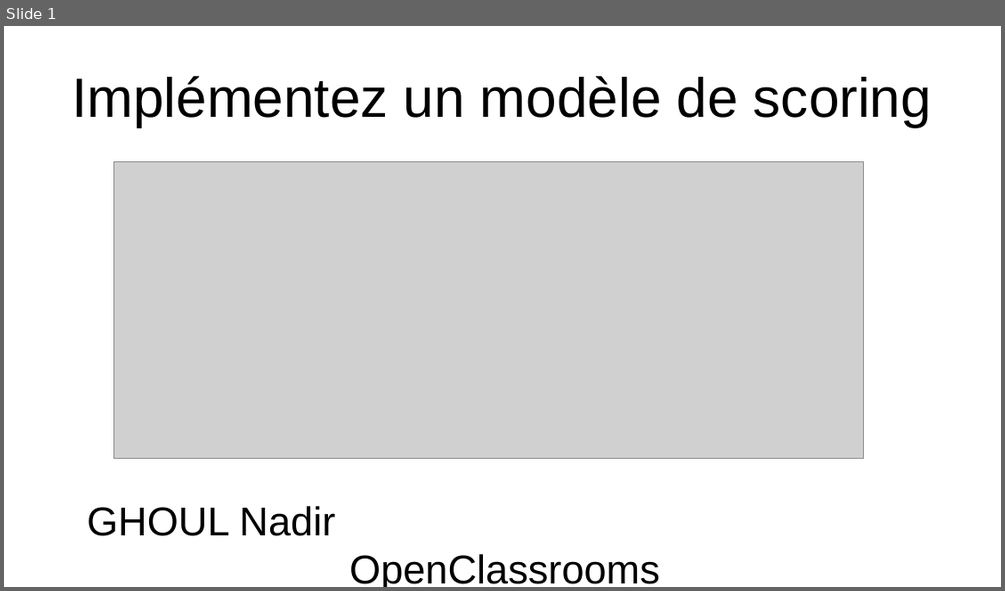
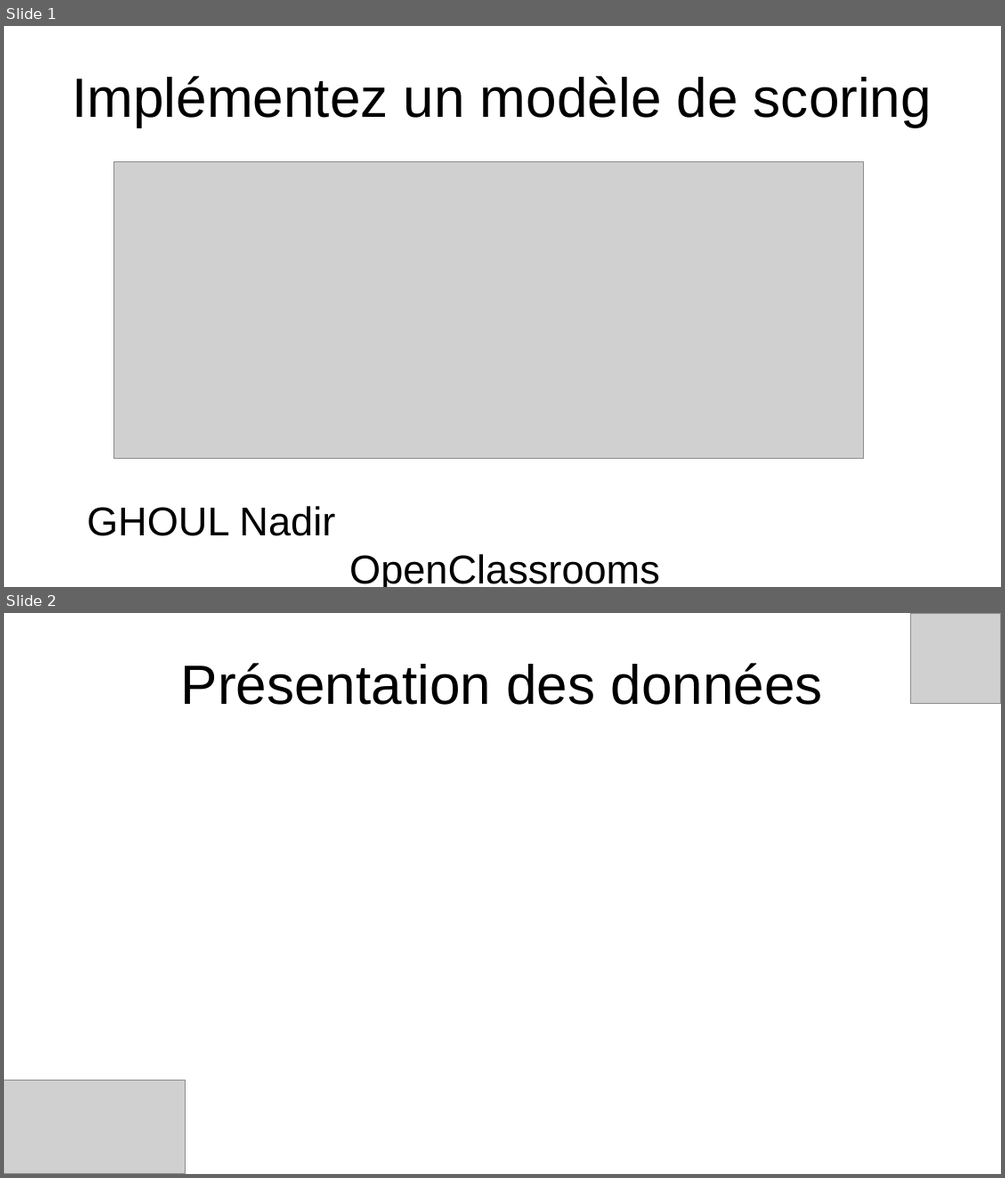
Before and after one commit to gndu91/p7, a slide deck: deliverables/GHOUL_Nadir_6_presentation.odp. Shown one above the other, each under a label of ours: slide 1 before the commit, slides 1 and 2 after it. The pictures are 1005x591 and 1005x1178 pixels, drawn with LibreOffice and Linux fonts; fonts in the diff are those of the drawing; grey boxes stand for pictures. Boxes give left, top, right and bottom in pixels: in the first picture for what was removed or moved away, otherwise in the second. Text is boxed around its words. In the diff, an @@ line names an element or a change of style, - is before the commit and + after.

Commit message:
Adding a few slides

```diff
--- a/deliverables/GHOUL_Nadir_6_presentation.odp
+++ b/deliverables/GHOUL_Nadir_6_presentation.odp
@@ slide 2 added at <box>4,613,1001,1174</box>, background #FFFFFF @@
@@ picture added at <box>910,613,1001,704</box> @@
@@ title added at <box>181,663,823,705</box>, 44 pt, text #000000 @@
+Présentation des données
@@ picture added at <box>4,1079,185,1174</box> @@
```
